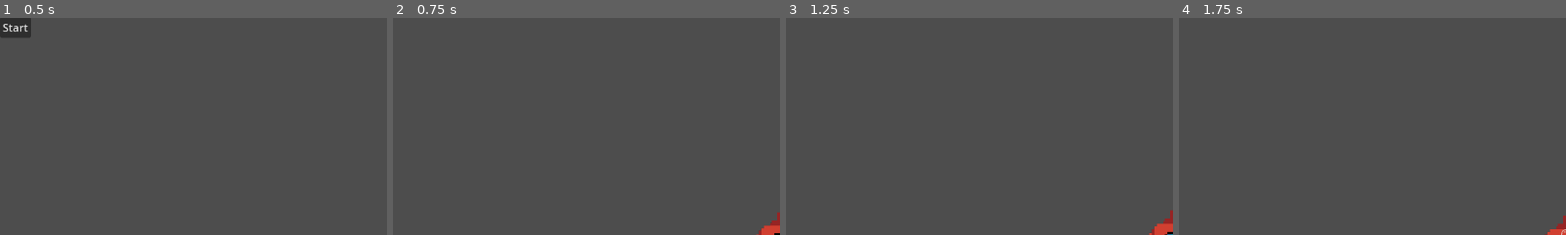
Above: before the commit, frames 1-4 (left to right).
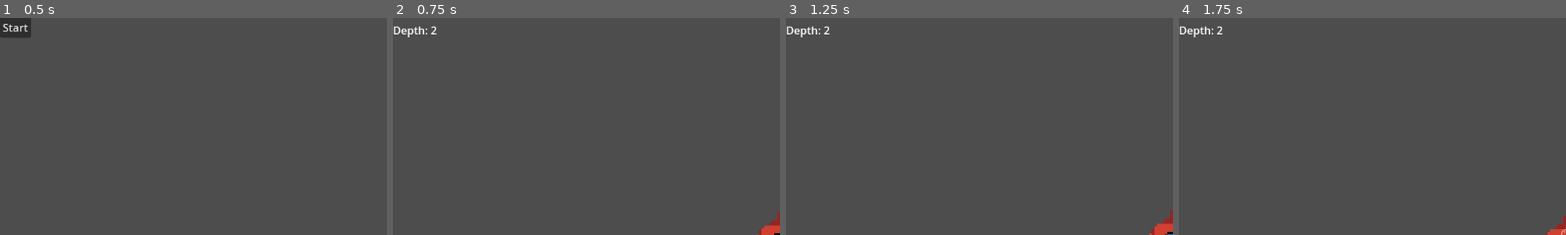
Above: after the commit, the same moments.

Repository: SStewart424/brackeys-game-jam-23
Game: Godot game, scene res://UI/StartScreen.tscn
Two runs of this game, one before a commit and one after it. Both use one fixed random seed, a clock stepped at 60 frames per second and the inputs below.
Inputs (mouse positions are % of the whole screen's width and height, from its top left):
- Up to frame 1 (0.5 s): no input
- Up to frame 2 (0.75 s): click "Start" at 0.5 s
- Up to frame 3 (1.25 s): no input
- Up to frame 4 (1.75 s): tap Enter at 1.25 s; move the mouse to (45, 70) at 1.27 s; press the mouse at (45, 70) at 1.28 s; hold W (move_up) from 1.28 s (still down)
The pictures show only the part of the screen within x 0-50%, y 0-50%; the shares and areas given below are measured in that part.

Frame 1 is identical in both runs. In frame 2, 0.2% of the frame differs, in the area x 0-12%, y 3-9%; in frame 3, 0.2%; in frame 4, 0.2%.

Commit message:
Added depth counter

Diff:
--- a/Main.tscn
+++ b/Main.tscn
@@ -1,8 +1,9 @@
-[gd_scene load_steps=4 format=3 uid="uid://oa08cq2rxqum"]
+[gd_scene load_steps=5 format=3 uid="uid://oa08cq2rxqum"]
 
 [ext_resource type="Script" path="res://Main.gd" id="1_c6s4m"]
 [ext_resource type="PackedScene" uid="uid://dw3706sdg2nel" path="res://Units/Player.tscn" id="1_odt7v"]
 [ext_resource type="PackedScene" uid="uid://bi30x8d1yotbd" path="res://Units/Mine.tscn" id="2_7te8d"]
+[ext_resource type="PackedScene" uid="uid://hnmcm4j7ne1s" path="res://UI/UI.tscn" id="4_jw8wt"]
 
 [node name="Main" type="Node2D"]
 script = ExtResource("1_c6s4m")
@@ -17,4 +18,6 @@
 
 [node name="EnemySpawnTimer" type="Timer" parent="."]
 
+[node name="UI" parent="." instance=ExtResource("4_jw8wt")]
+
 [connection signal="timeout" from="EnemySpawnTimer" to="." method="_on_enemy_spawn_timer_timeout"]
--- /dev/null
+++ b/UI/UI.gd
@@ -0,0 +1,14 @@
+extends CanvasLayer
+
+var player
+
+func _ready():
+    player = get_node("../Player")
+
+func _process(delta):
+    update_depth_display()
+
+func update_depth_display():
+    if player:
+        var depth = round(player.global_position.y / 100)
+        $HBoxContainer/DepthCounterLabel.text = "Depth: " + str(depth)
--- /dev/null
+++ b/UI/UI.tscn
@@ -0,0 +1,13 @@
+[gd_scene load_steps=2 format=3 uid="uid://hnmcm4j7ne1s"]
+
+[ext_resource type="Script" path="res://UI/UI.gd" id="1_glqs4"]
+
+[node name="UI" type="CanvasLayer"]
+script = ExtResource("1_glqs4")
+
+[node name="HBoxContainer" type="HBoxContainer" parent="."]
+offset_right = 40.0
+offset_bottom = 40.0
+
+[node name="DepthCounterLabel" type="Label" parent="HBoxContainer"]
+layout_mode = 2
